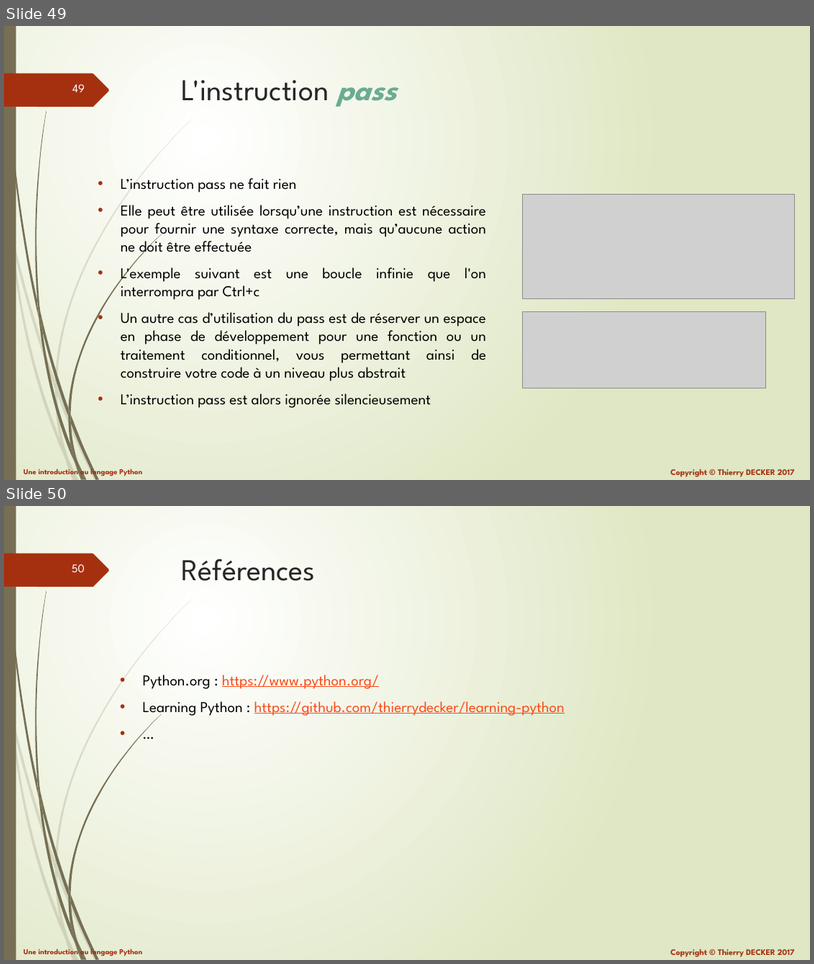
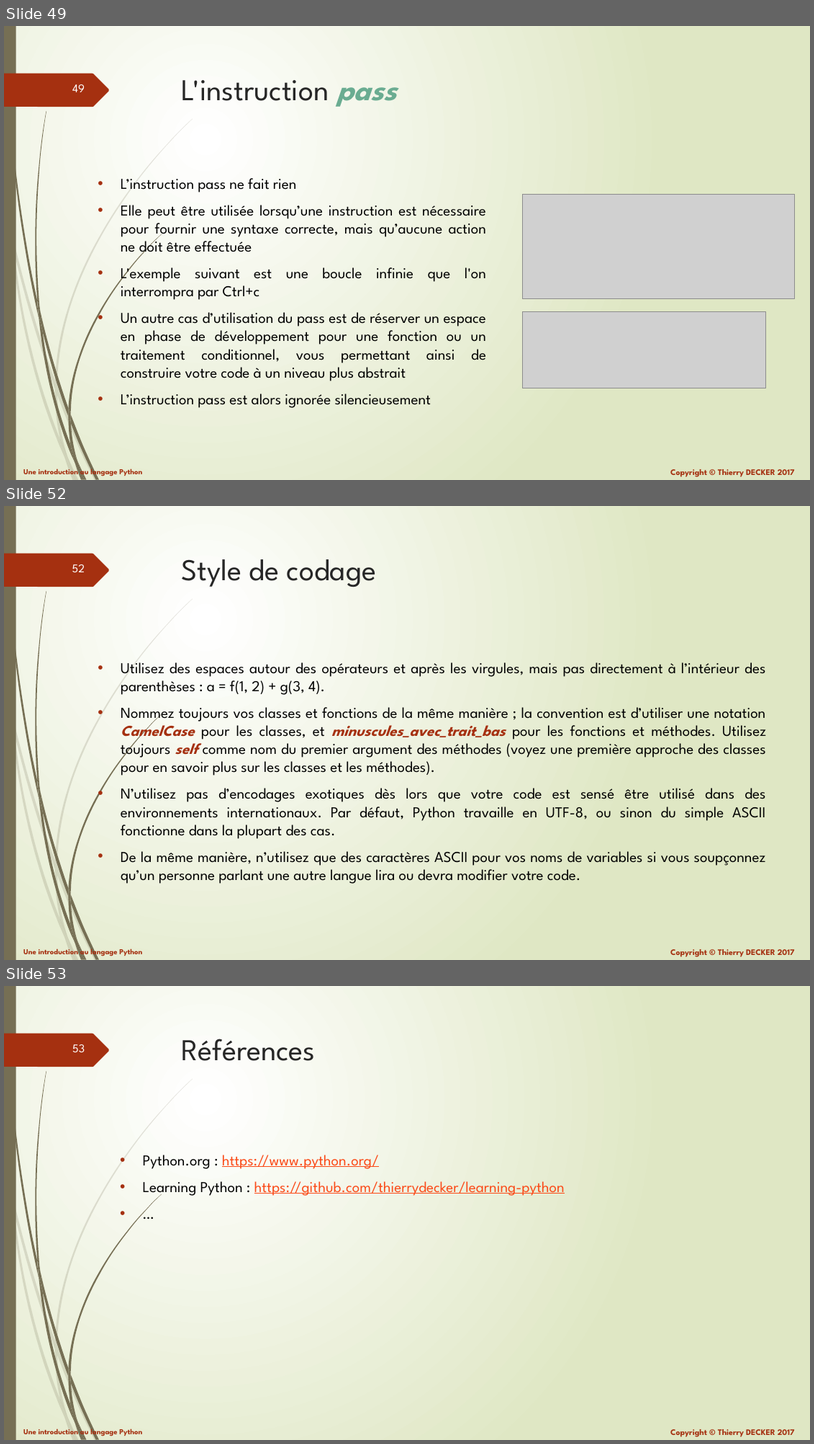
Before and after one commit to VikmanTheRacoon/learning-python, a slide deck: documentations/learning-python.pptx. Shown one above the other, each under a label of ours: slides 49 and 50 before the commit, slides 49, 52 and 53 after it; the slides between them are not shown. The pictures are 814x964 and 814x1444 pixels, drawn with LibreOffice and Linux fonts; fonts in the diff are those of the drawing; grey boxes stand for pictures. Boxes give left, top, right and bottom in pixels: in the first picture for what was removed or moved away, otherwise in the second. Text is boxed around its words. In the diff, an @@ line names an element or a change of style, - is before the commit and + after.

```diff
--- a/documentations/learning-python.pptx
+++ b/documentations/learning-python.pptx
@@ slide 52 added at (x1=4, y1=506, x2=810, y2=960), background gradient #FFFFFF to #DFE8C4; not listed: 27 template elements that a slide beside it also shows @@
@@ title added at (x1=182, y1=559, x2=376, y2=587), 36 pt, text #262626 @@
+Style de codage
@@ text added at (x1=121, y1=662, x2=766, y2=883), 18 pt, text #000000 @@
+• Utilisez des espaces autour des opérateurs et après les virgules, mais pas directement à l’intérieur des parenthèses : a = f(1, 2) + g(3, 4).
+• Nommez toujours vos classes et fonctions de la même manière ; la convention est d’utiliser une notation CamelCase pour les classes, et minuscules_avec_trait_bas pour les fonctions et méthodes. Utilisez toujours self comme nom du premier argument des méthodes (voyez une première approche des classes pour en savoir plus sur les classes et les méthodes).
+• N’utilisez pas d’encodages exotiques dès lors que votre code est sensé être utilisé dans des environnements internationaux. Par défaut, Python travaille en UTF-8, ou sinon du simple ASCII fonctionne dans la plupart des cas.
+• De la même manière, n’utilisez que des caractères ASCII pour vos noms de variables si vous soupçonnez qu’un personne parlant une autre langue lira ou devra modifier votre code.
@@ what was slide 50 is now slide 53 @@
@@ page number at (x1=72, y1=1044, x2=85, y2=1052): text changed @@
-50
+53
```
Also in this commit, not shown: 3 other slides added, 1 other file.
